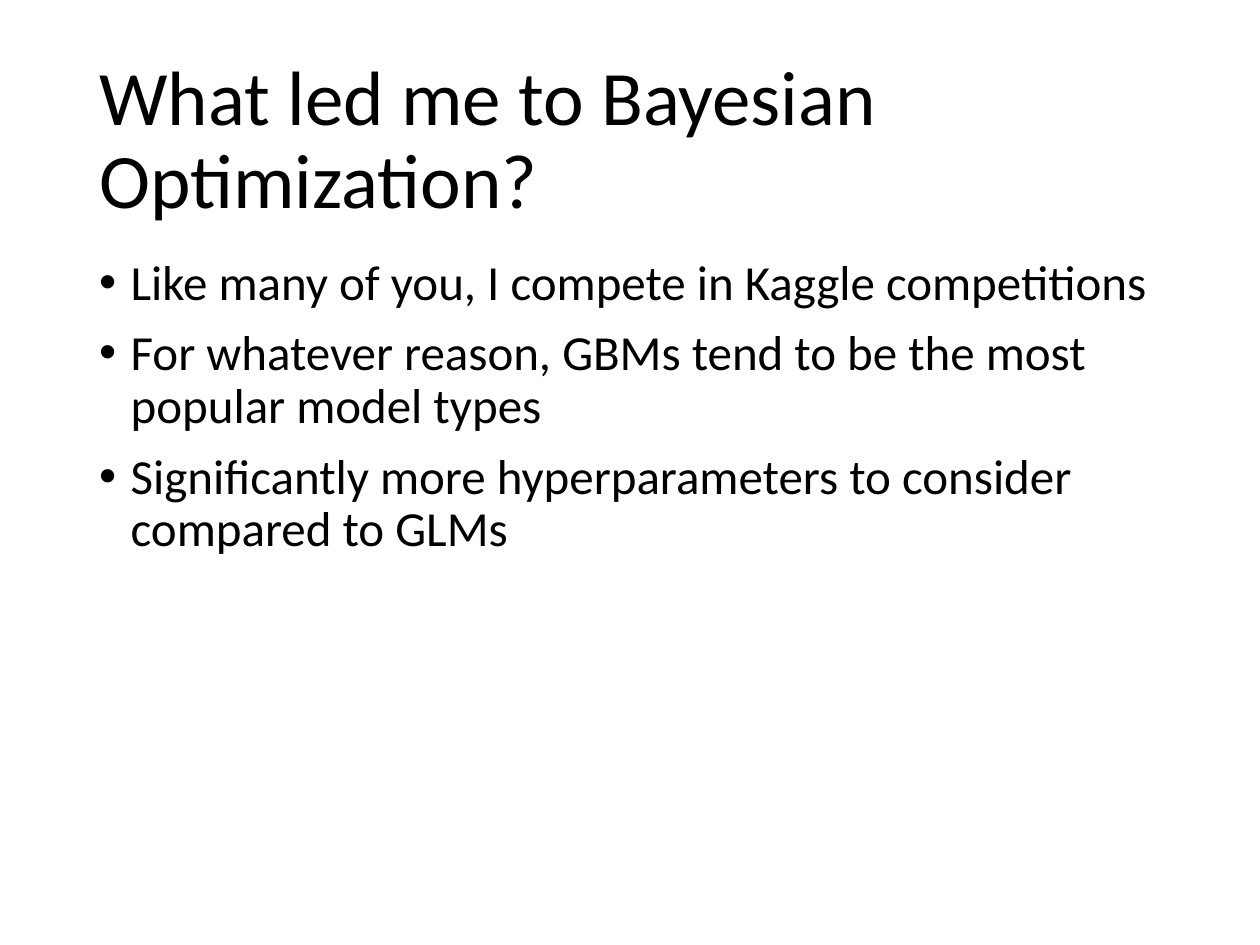
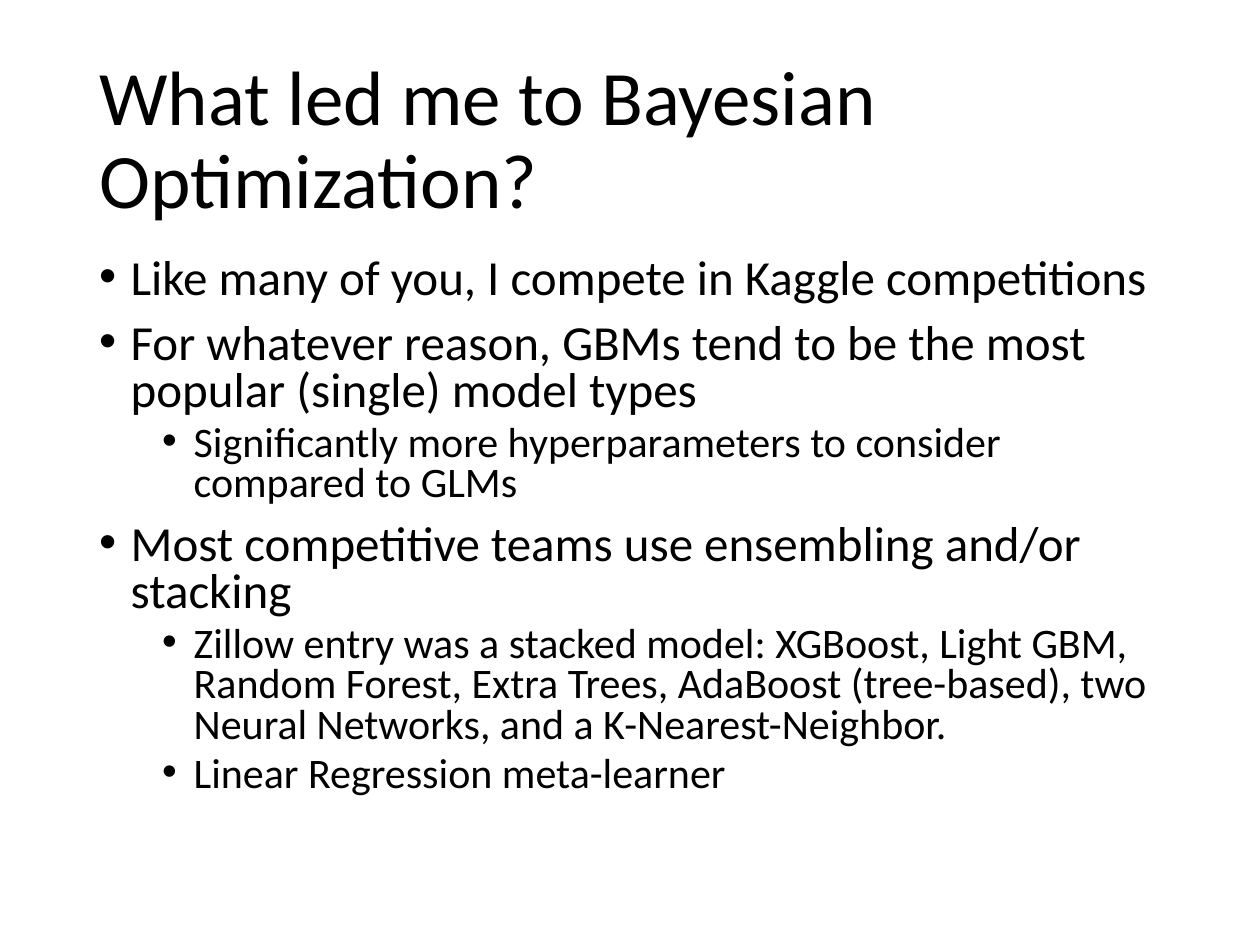
Before and after one commit to jkingphd/practical_bayes_opt, a slide deck: slide 2 of Data_science_nashville_jkk.pptx. Drawn at 1260x945 pixels with LibreOffice and Linux fonts; fonts in the diff are those of the drawing. Boxes give left, top, right and bottom in pixels: in the first picture for what was removed or moved away, otherwise in the second. Text is boxed around its words. In the diff, an @@ line names an element or a change of style, - is before the commit and + after.

```diff
--- a/Data_science_nashville_jkk.pptx
+++ b/Data_science_nashville_jkk.pptx
@@ text at box(131, 261, 1146, 504): size 28 to 24 pt in "Significantly more hyperparameters to consider compared to ..."; line spacing 0.9 to 0.8; list level 1 to 2 in "Significantly more hyperparameters to consider ..." @@
@@ text at box(131, 326, 1086, 416): text changed @@
-• For whatever reason, GBMs tend to be the most popular model types
+• For whatever reason, GBMs tend to be the most popular (single) model types
@@ text at box(131, 527, 1146, 796): paragraphs added @@
+• Most competitive teams use ensembling and/or stacking
+  • Zillow entry was a stacked model: XGBoost, Light GBM, Random Forest, Extra Trees, AdaBoost (tree-based), two Neural Networks, and a K-Nearest-Neighbor.
+  • Linear Regression meta-learner
```
Also in this commit, not shown: 3 other slides changed.
